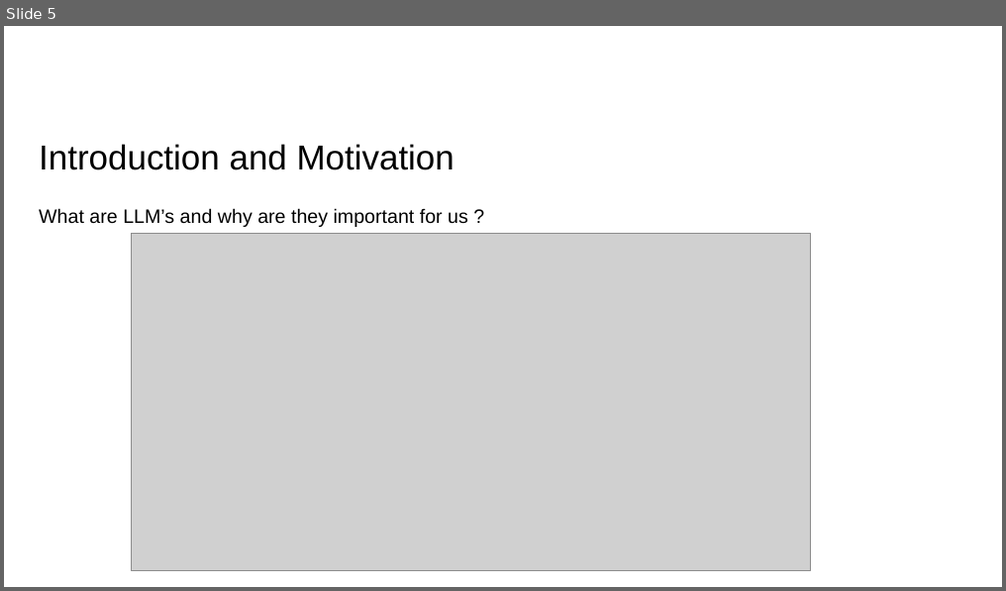
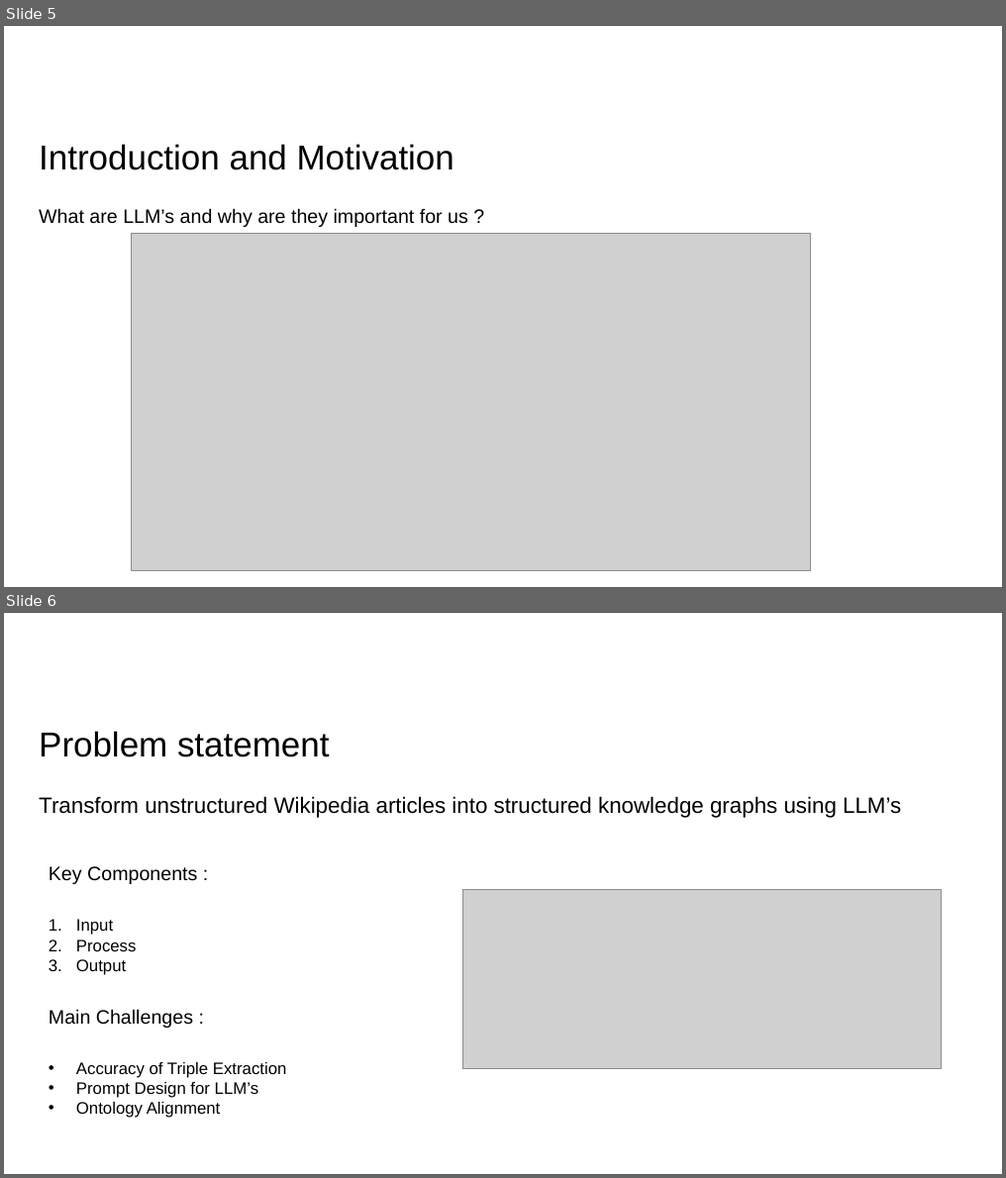
Before and after one commit to abraxas-dev/Knowledge-Graph-Creation-from-Text-with-LLMs, a slide deck: Mini-Project Presentation/mini-presentation.pptx. Shown one above the other, each under a label of ours: slide 5 before the commit, slides 5 and 6 after it. The pictures are 1006x591 and 1006x1178 pixels, drawn with LibreOffice and Linux fonts; fonts in the diff are those of the drawing; grey boxes stand for pictures; background and template pictures are left out. Boxes give left, top, right and bottom in pixels: in the first picture for what was removed or moved away, otherwise in the second. Text is boxed around its words. In the diff, an @@ line names an element or a change of style, - is before the commit and + after.

Commit message:
added 2 slides

```diff
--- a/Mini-Project Presentation/mini-presentation.pptx
+++ b/Mini-Project Presentation/mini-presentation.pptx
@@ slide 6 added at [4, 613, 1002, 1174], background #FFFFFF @@
@@ title added at [39, 731, 329, 758], 25 pt, text #000000 @@
+Problem statement
@@ text added at [39, 796, 901, 818], 16 pt, text #000000 @@
+Transform unstructured Wikipedia articles into structured knowledge graphs using LLM’s
@@ text added at [49, 866, 287, 1118], 12 pt, text #000000 @@
+Key Components :
+1. Input
+2. Process
+3. Output
+Main Challenges :
+• Accuracy of Triple Extraction
+• Prompt Design for LLM’s
+• Ontology Alignment
@@ picture added at [463, 889, 942, 1069] @@
```
Also in this commit, not shown: 1 other slide added.
